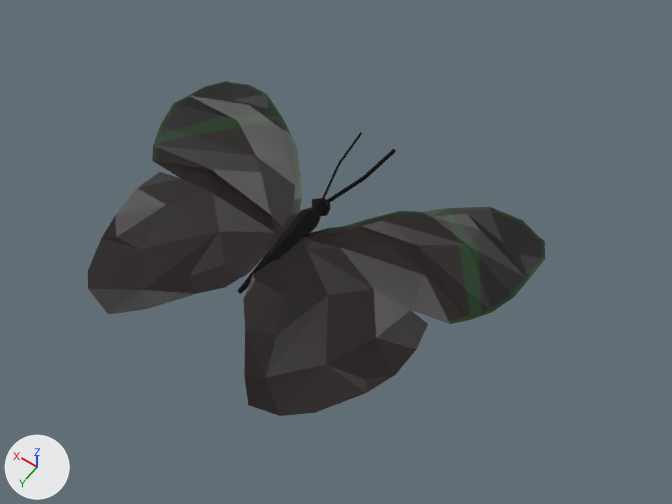
One commit to the FBX model Assets/Models/TargetButterFlyModels/crimsontip.fbx: the scene before it, then after it.
Rendered twice from a 50 mm lens placed at (-0.904, 1.088, 1.742), pointed at (-0.099, -0.038, -0.028). Lighting does not change. The marker at lower left points along +X, +Y and +Z. Where no turn or scale is listed for an object, it has been applied to the vertices.

Names of what the first picture shows: 'butterfly_torso.001', 'butterfly_wing.001'.
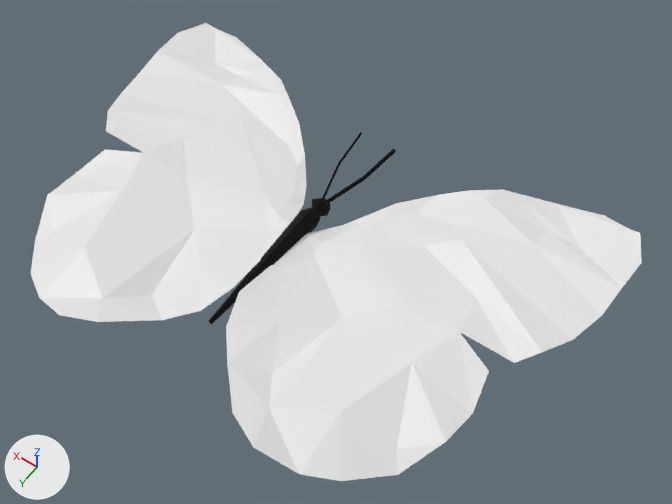
Edits to the scene script, one JSON object a line:
```json
{"op": "add", "block": "mat_crimson_tip", "code": ["mat_crimson_tip = principled_material('crimson tip')", "mat_crimson_tip.base_color = (0.8, 0.8, 0.8)  # white #e7e7e7"]}
{"block": "me_cylinder_012", "where": "me_cylinder_012.from_pydata(...)  # 51 vertices, 52 faces; spans x -0.056..0.056, y -0.362..0.204, z -0.024..0.029"}
{"block": "me_cylinder_012", "where": "# used by ob_butterfly_torso_001; location = (0.0, 0.0, 0.0)"}
{"block": "me_cylinder_012", "where": "# before: 1 (-0.005, 0.204, 0.002) at pixel (240, 292), 3 (-0.003, 0.204, -0.005) at pixel (240, 294), 21 (0.0, 0.204, 0.006) at pixel (239, 290), 23 (0.005, 0.204, 0.002) at pixel (237, 290), 25 (0.003, 0.204, -0.005) at pixel (238, 292)"}
{"block": "me_cylinder_012", "where": "# before: 46 (0.0, 0.204, -0.005) at pixel (239, 293)"}
{"block": "me_cylinder_012", "change": "me_cylinder_012 part 1"}
{"op": "add", "block": "me_cylinder_012", "code": "for i in [1, 3, 21, 23, 25, 46]: me_cylinder_012.vertices[i].co += Vector((0.0, 0.102, 0.0))"}
{"op": "add", "block": "me_plane_005", "code": ["me_plane_005 = bpy.data.meshes.new('Plane.005')", "me_plane_005.from_pydata(...)  # 112 vertices, 132 faces; spans x -0.717..0.717, y -0.496..0.495, z -0.045..0.025", "me_plane_005.materials.append(mat_crimson_tip)  # its picture is missing"]}
{"op": "remove", "block": "ob_butterfly_wing_001", "code": ["ob_butterfly_wing_001 = bpy.data.objects.new('butterfly_wing.001', me_plane_014)", "ob_butterfly_wing_001.location = (0.0, 0.0, 0.0)"]}
{"op": "add", "block": "ob_kelebekkanat", "code": ["ob_kelebekkanat = bpy.data.objects.new('kelebekkanat', me_plane_005)", "ob_kelebekkanat.location = (0.0, 0.0, 0.0)"]}
```

What differs and where, as boxes [x1, y1, x2, y2] in the pictures (672 x 504 px; the box of a moved part takes in the faces that stretch with it):
```json
{"object": "kelebekkanat", "change": "added", "after": [30, 23, 642, 481]}
{"object": "butterfly_wing.001", "change": "deleted", "before": [88, 81, 545, 416]}
{"object": "butterfly_torso.001", "change": "reshaped", "before": [238, 132, 396, 294], "after": [209, 132, 396, 324], "on screen": "18% wider, 18% taller"}
{"part": 1, "of": "me_cylinder_012", "change": "moved or reshaped", "before": [238, 210, 315, 294], "after": [209, 210, 315, 324]}
```
